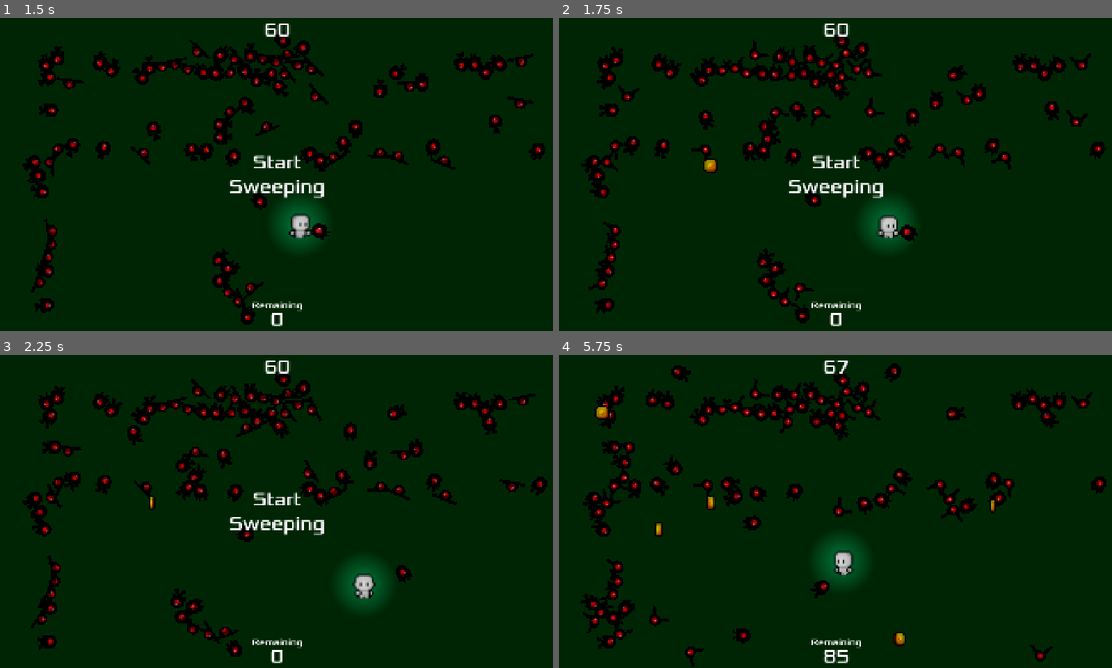
Above: before the commit, frames 1-4 (two rows, left to right).
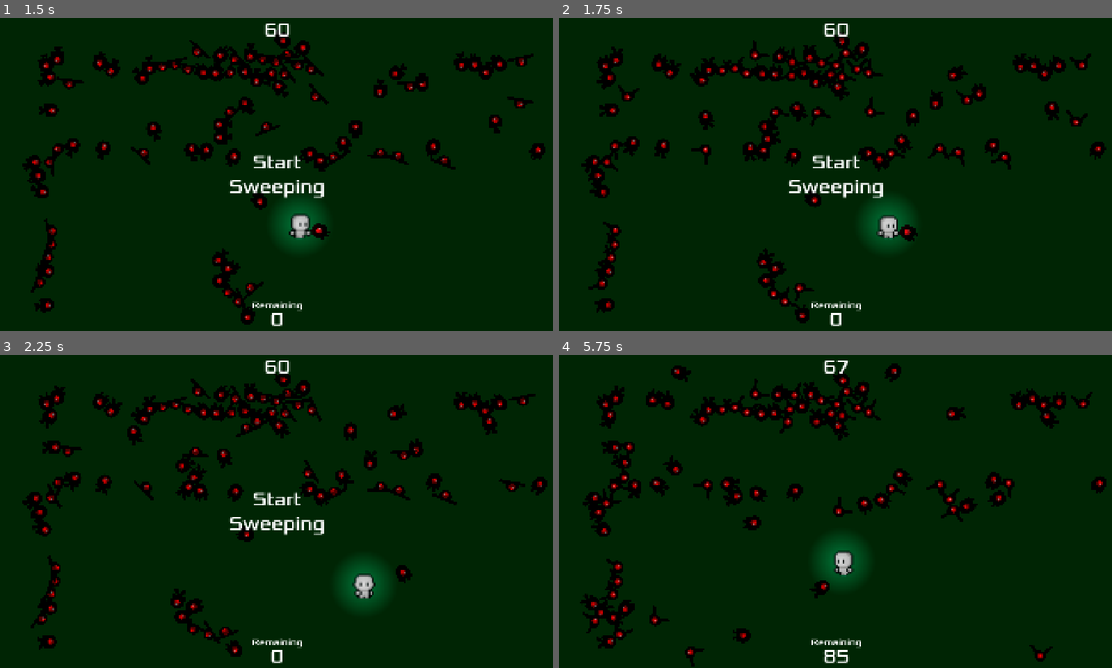
Above: after the commit, the same moments.

Repository: rynong99/Sweep-the-Creeps
Game: Godot game, scene res://Main.tscn
The game is run twice, just before and just after one commit, with the same random seed, the same clock (stepped at 60 frames per second) and the same inputs.
Inputs:
- Up to frame 1 (1.5 s): click "Start" at 0.5 s; hold D (move_right) from 1.28 s (still down)
- Up to frame 2 (1.75 s): keep holding D (move_right)
- Up to frame 3 (2.25 s): release D (move_right) at 2.03 s; hold S (move_down) from 2.03 s (still down)
- Up to frame 4 (5.75 s): release S (move_down) at 2.78 s; hold D (move_right) 2.78-3.53 s; hold W (move_up) 3.53-4.28 s; hold A (move_left) from 4.28 s (still down)

Frame 1 is identical in both runs. In frame 2, 0.1% of the frame differs, in the area x 26-29%, y 44-50%; in frame 3, less than 0.1%; in frame 4, 0.4%, in the area x 6-80%, y 16-94%.

Commit message:
Coin Pickup Fixed

Diff:
--- a/dodgethecreeps/Main.tscn
+++ b/dodgethecreeps/Main.tscn
@@ -81,6 +81,7 @@
 wait_time = 10.0
 
 [node name="CoinTimer" type="Timer" parent="."]
+wait_time = 20.0
 
 [node name="ScoreTimer" type="Timer" parent="."]
 
@@ -162,5 +163,6 @@
 [connection signal="timeout" from="ScoreTimer" to="." method="_on_score_timer_timeout"]
 [connection signal="timeout" from="StartTimer" to="." method="_on_start_timer_timeout"]
 [connection signal="start_game" from="HUD" to="." method="_on_hud_start_game"]
-[connection signal="collect" from="Player" to="." method="_on_player_collect"]
+[connection signal="powerUp" from="Player" to="." method="_on_player_power_up"]
 [connection signal="collect" from="Coin" to="." method="_on_coin_collect"]
+[connection signal="collect" from="Coin" to="." method="powerUp"]
--- a/dodgethecreeps/Player.tscn
+++ b/dodgethecreeps/Player.tscn
@@ -206,3 +206,8 @@
 
 [node name="CollisionShape2D" type="CollisionShape2D" parent="."]
 shape = SubResource("RectangleShape2D_kpjcp")
+
+[node name="CoinCollector" type="Area2D" parent="."]
+
+[node name="CollisionShape2D" type="CollisionShape2D" parent="CoinCollector"]
+shape = SubResource("RectangleShape2D_kpjcp")
--- a/dodgethecreeps/coin.gd
+++ b/dodgethecreeps/coin.gd
@@ -3,8 +3,7 @@
 func _ready():
 	$AnimatedSprite2D.play()
 
-
 func _on_body_entered(body: Node2D) -> void:
 	if body.name == "Player":
-		collect.emit()
+		body.triggerPowerUp()
 		queue_free()
--- a/dodgethecreeps/coin.tscn
+++ b/dodgethecreeps/coin.tscn
@@ -108,7 +108,6 @@
 fill_from = Vector2(0.493119, 0.465596)
 
 [node name="Coin" type="Area2D"]
-scale = Vector2(1, 1)
 collision_layer = 0
 script = ExtResource("1_0t63x")
 
--- a/dodgethecreeps/main.gd
+++ b/dodgethecreeps/main.gd
@@ -122,7 +122,17 @@
 	$Player/CollisionShape2D.scale /= 2
 
 func powerUp():
+	pass
+
+
+func _on_coin_collect() -> void:
+	powerUp()
+	pass # Replace with function body.
+
+
+func _on_player_power_up() -> void:
 	print("Powering Up")
 	$PowerUpTimer.start()
 	$Player/PointLight2D.scale *= 2
 	$Player/CollisionShape2D.scale *= 2
+	pass # Replace with function body.
--- a/dodgethecreeps/player.gd
+++ b/dodgethecreeps/player.gd
@@ -1,7 +1,7 @@
 extends CharacterBody2D
 class_name player
 signal hit
-signal collect
+signal powerUp
 @export var speed = 400
 var screen_size
 func ready():
@@ -55,3 +55,6 @@
 
 func _on_player_hit() -> void:
 	pass # Replace with function body.
+
+func triggerPowerUp():
+	powerUp.emit()
